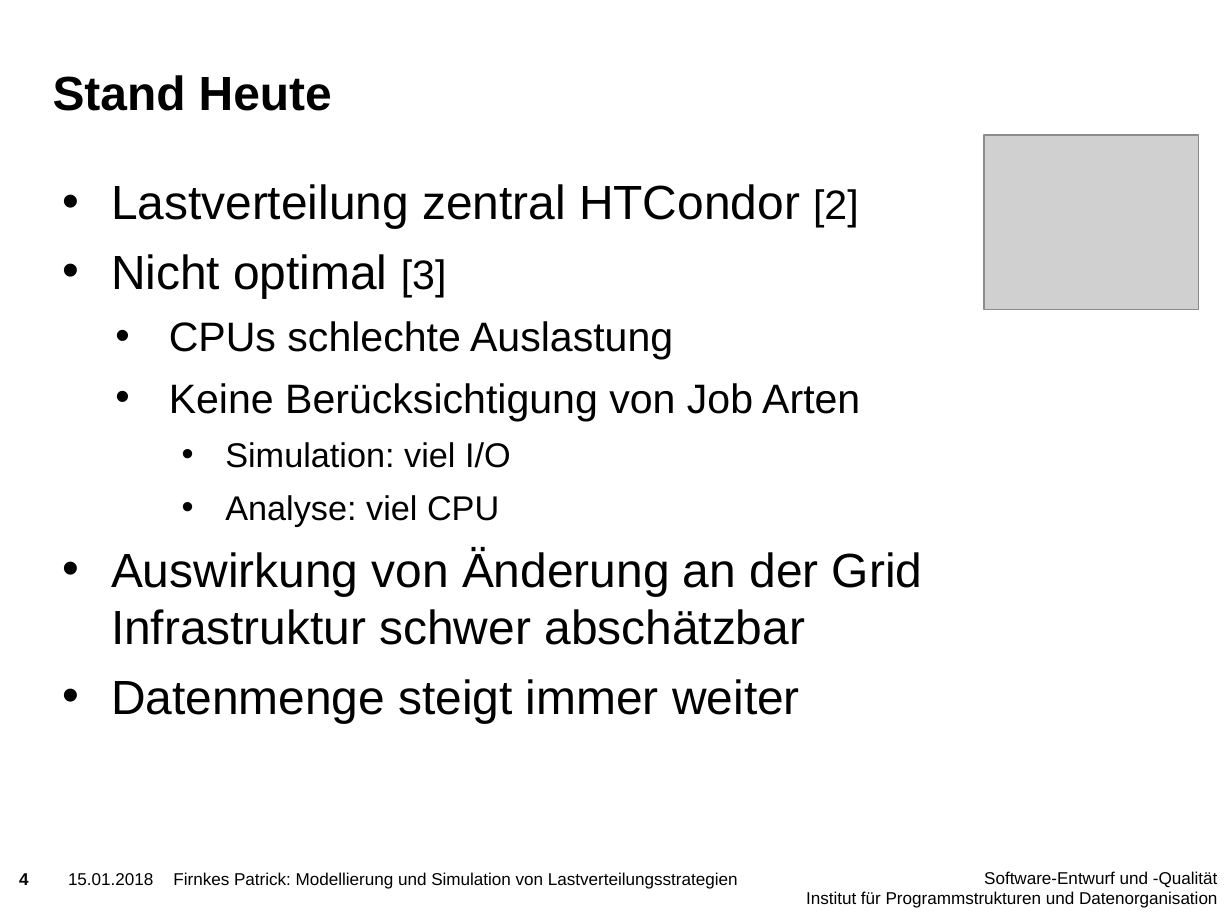
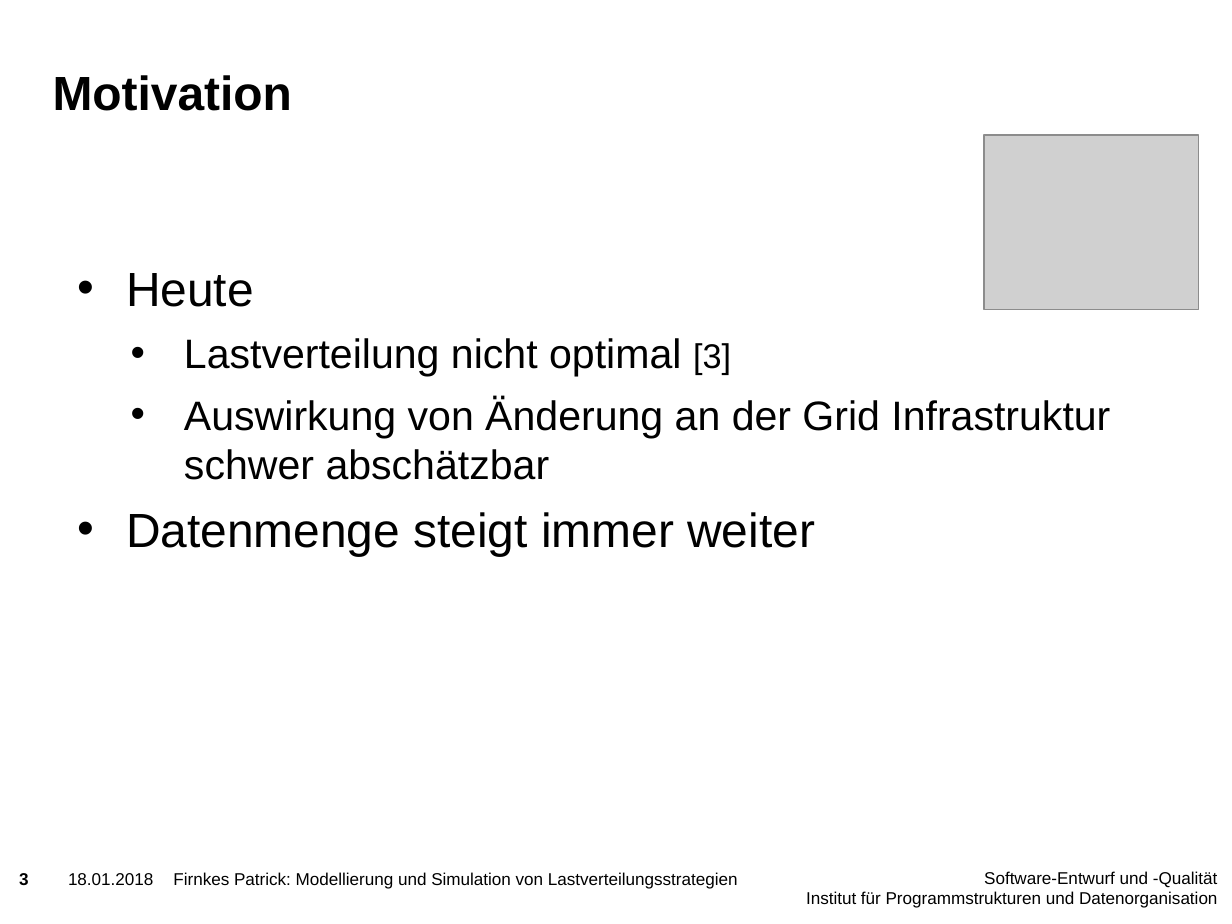
Before and after one commit to PatFirn/wlcg-loadbalancing, a slide deck: slide 3 of presentations/projekt-vorstellung.pptx (slide 4 before the commit). Drawn at 1232x924 pixels with LibreOffice and Linux fonts; fonts in the diff are those of the drawing; grey boxes stand for pictures; background and template pictures are left out. Boxes give left, top, right and bottom in pixels: in the first picture for what was removed or moved away, otherwise in the second. Text is boxed around its words. In the diff, an @@ line names an element or a change of style, - is before the commit and + after.

```diff
--- a/presentations/projekt-vorstellung.pptx
+++ b/presentations/projekt-vorstellung.pptx
@@ title at <box>53,75,292,111</box>: text changed @@
-Stand Heute
+Motivation
@@ text "Heute": place and size @@
-text "Heute" at <box>111,184,922,723</box>
+text "Heute" at <box>126,273,1110,556</box>
@@ text at <box>126,273,731,377</box>: text changed @@
-• Lastverteilung zentral HTCondor [2]
-• Nicht optimal [3]
-  • CPUs schlechte Auslastung
-  • Keine Berücksichtigung von Job Arten
-    • Simulation: viel I/O
-    • Analyse: viel CPU
+• Heute
+  • Lastverteilung nicht optimal [3]
@@ text at <box>184,397,1110,480</box>: size 28 to 24 pt in "Auswirkung von Änderung an der Grid Infrastruktur ..."; list level 1 to 2 in "Auswirkung von Änderung an der ..." @@
@@ page number at <box>19,873,29,885</box>: text changed @@
-4
+3
@@ text at <box>68,873,153,885</box>: text changed @@
-15.01.2018
+18.01.2018
```
Also in this commit, not shown: 7 other slides changed, 9 slides added.
